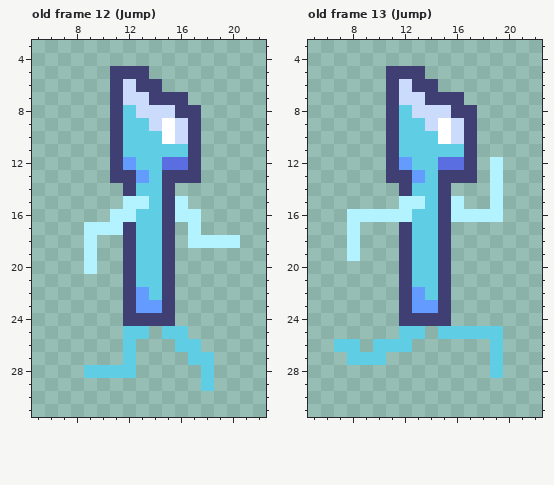
One commit to this pixel-art file: Assets/Sprites/IceGuy/Iceguy.ase. Above, as it was before the edit.
32x32 pixels, 25 frames. Shown: old frame 12 (Jump): x 5..22, y 3..31; old frame 13 (Jump): x 5..22, y 3..31. The commit also changed other frames, which this record leaves out.
The same view after the edit:
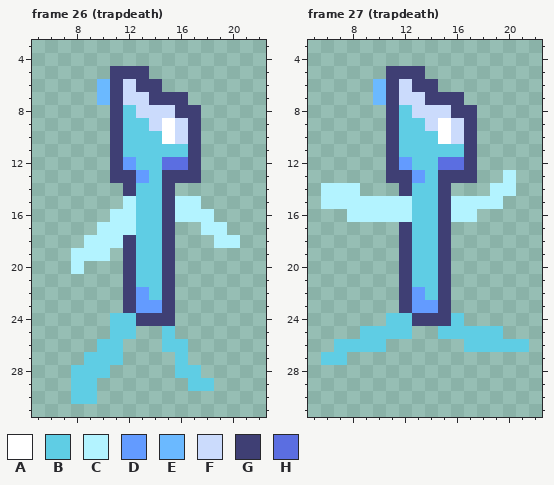
Palette (. is transparent): A #ffffff  B #5fcde4  C #b3f3ff  D #639bff  E #6bb9ff  F #cbdbfc  G #3f3f74  H #5b6ee1
A new or re-ordered frame is compared with the old frame closest to it.
Edits made:
frames 25 -> 28
Frame 26 (trapdeath) is new; against old frame 12 (Jump):
The edit adds colour B in rows 24 to 25 at x 11; in row 26 at x 10 to 11 and 15; in row 27 at x 9 to 11 and 16; in row 28 at x 8 and 16 to 17; in row 29 at x 8 to 9 and 17; in row 30 at x 8 to 9.
Colour C gives way to colour B in row 15 at x 13.
Colour G gives way to colour B in row 24 at x 12.
The edit adds colour C in row 15 at x 17; in row 16 at x 18; in row 17 at x 18 to 19; in row 18 at x 10 to 11; in row 19 at x 8 and 10; in row 20 at x 8.
Colour G gives way to colour C in row 17 at x 12.
The edit adds colour E in rows 6 to 7 at x 10.
The edit erases colour B in row 25 at x 13 and 16; in row 26 at x 12 and 17; in row 27 at x 12 and 17 to 18; in row 28 at x 11 to 12 and 18.
The edit erases colour C in row 17 at x 9 and 17; in row 18 at x 17 to 18; in row 20 at x 9.
Frame 27 (trapdeath) is new; against old frame 13 (Jump):
The edit adds colour B in row 24 at x 11 and 16; in row 25 at x 9 to 11; in row 26 at x 9, 17 to 18 and 20 to 21; in row 27 at x 6 to 7.
Colour C gives way to colour B in row 15 at x 13.
Colour G gives way to colour B in row 24 at x 12.
The edit adds colour C in row 13 at x 20; in row 14 at x 6 to 8 and 20; in row 15 at x 6 to 11 and 17 to 18.
The edit adds colour E in rows 6 to 7 at x 10.
The edit erases colour B in row 25 at x 13; in row 26 at x 11 to 12; in row 27 at x 8 to 10 and 19; in row 28 at x 19.
The edit erases colour C in rows 12 to 13 at x 19; in row 16 at x 18 to 19; in rows 17 to 19 at x 8.
Changed places in both pictures, as pixel boxes (x1, y1, x2, y2):
added: (97, 79, 110, 105)
changed: (71, 196, 149, 274)
changed: (188, 196, 227, 248)
changed: (71, 313, 214, 404)
added: (373, 79, 386, 105)
changed: (464, 157, 516, 222)
changed: (321, 183, 425, 261)
changed: (321, 313, 529, 378)
